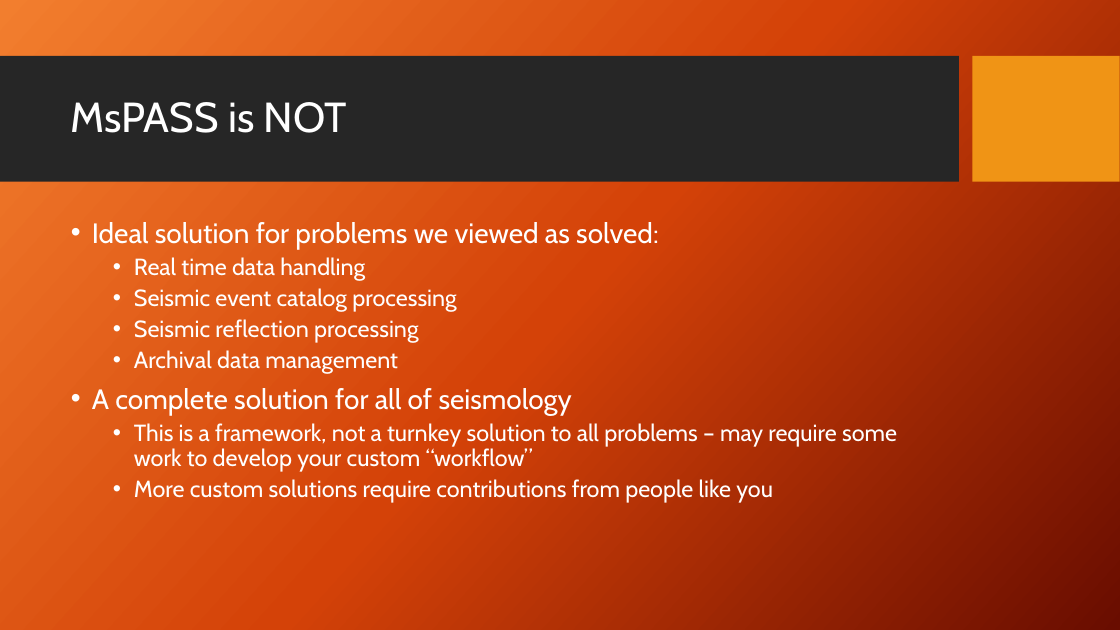
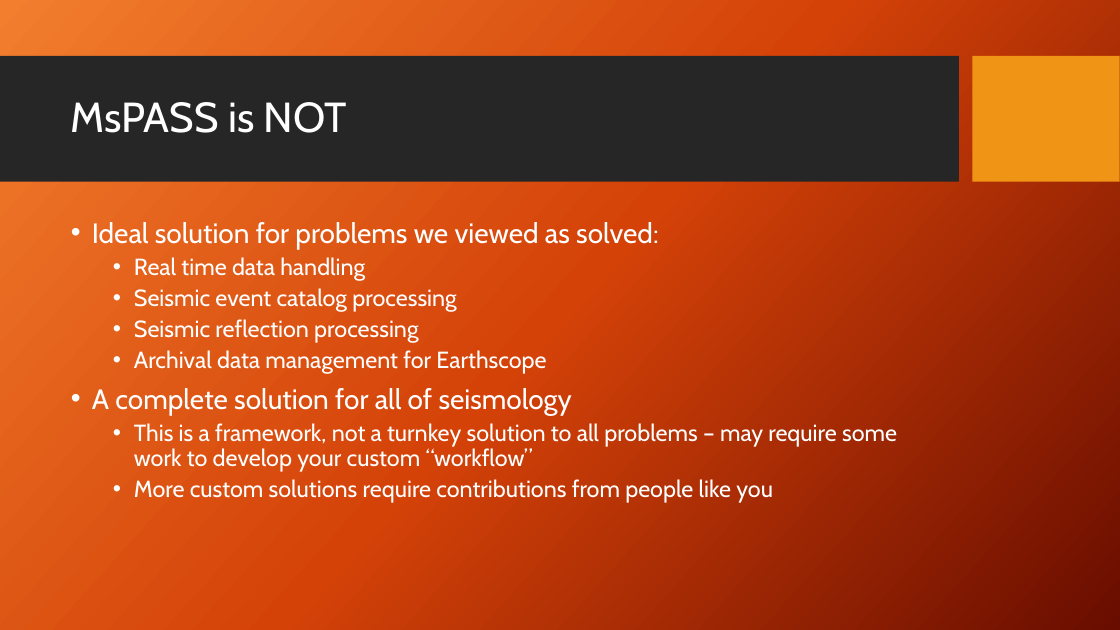
Before and after one commit to mspass-team/mspass_tutorial, a slide deck: slide 12 of SCOPED_2024/MsPASS_Overview.pptx (slide 10 before the commit). Drawn at 1120x630 pixels with LibreOffice and Linux fonts; fonts in the diff are those of the drawing; background and template pictures are left out. Boxes give left, top, right and bottom in pixels: in the first picture for what was removed or moved away, otherwise in the second. Text is boxed around its words. In the diff, an @@ line names an element or a change of style, - is before the commit and + after.

```diff
--- a/SCOPED_2024/MsPASS_Overview.pptx
+++ b/SCOPED_2024/MsPASS_Overview.pptx
@@ text at (x1=134, y1=350, x2=546, y2=374): text changed @@
-  • Archival data management
+  • Archival data management for Earthscope
```
Also in this commit, not shown: 7 other slides changed, 1 slide removed, 2 other files.
